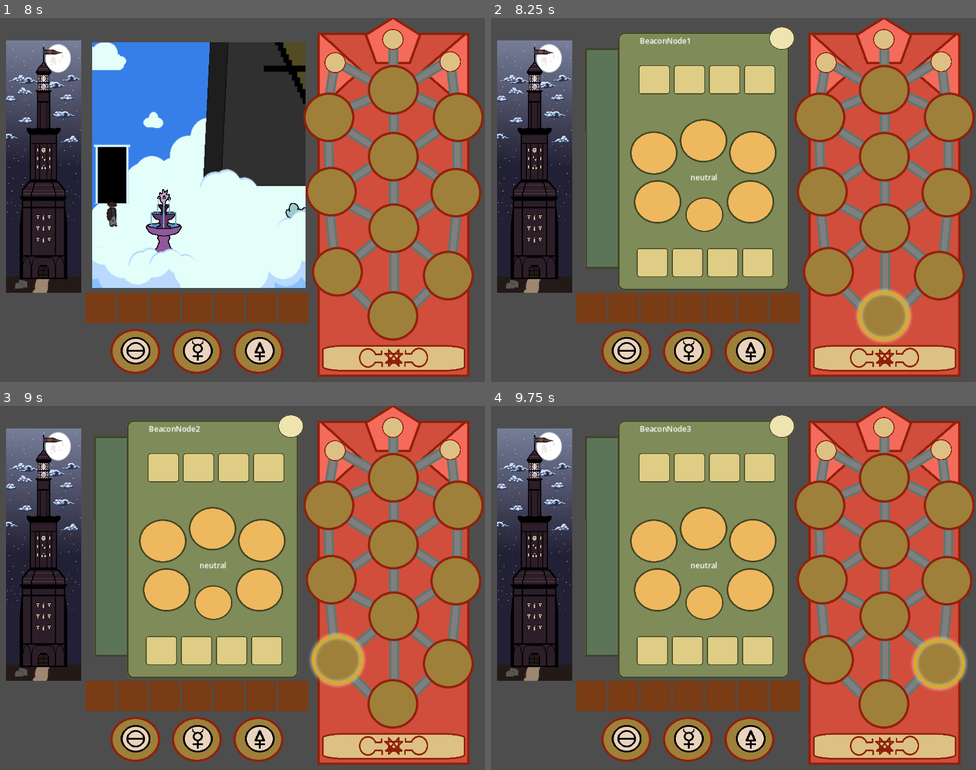
Above: before the commit, frames 1-4 (two rows, left to right).
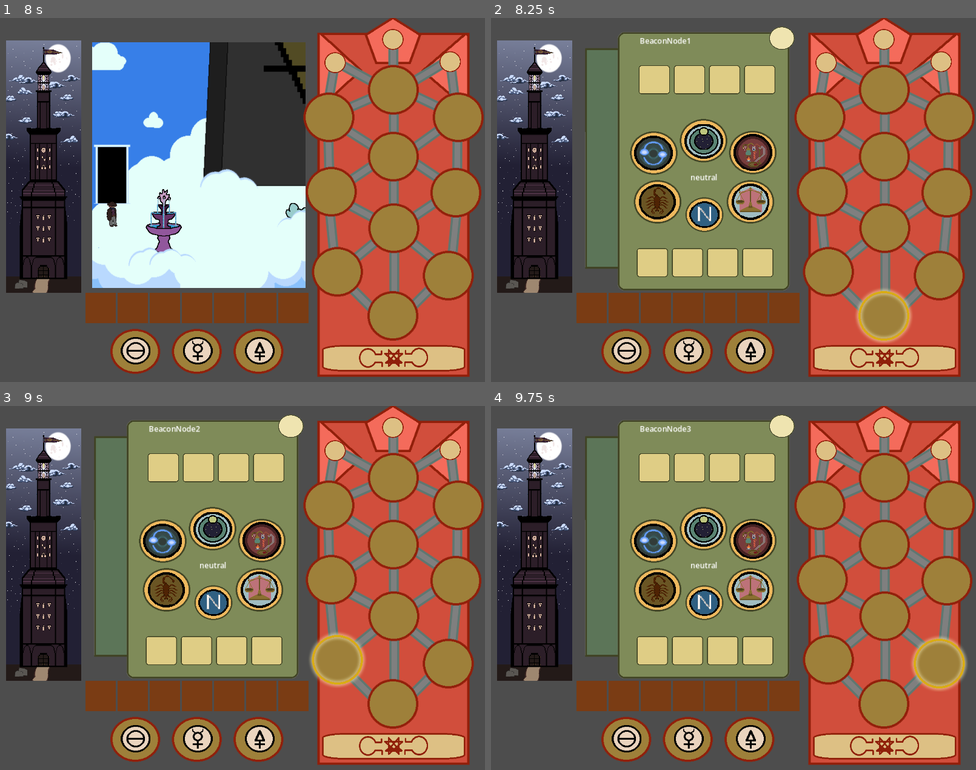
Above: after the commit, the same moments.

Repository: mccajd/Quintessential
Game: Godot game, scene res://Scenes/main_menu.tscn
The game is run twice, just before and just after one commit, with the same random seed, the same clock (stepped at 60 frames per second) and the same inputs. The engine's default icon, where the game draws it, is replaced by a stand-in: a white triangle on a blue panel in a dark square.
Inputs (mouse positions are in pixels of both pictures, inside the frame that each line leads up to):
- Up to frame 1 (8 s): click (441, 178) at 0.5 s; move the mouse to (349, 181) at 1.27 s; press the mouse at (349, 181) at 1.28 s; move the mouse to (145, 218) at 2.02 s; release the mouse at (145, 218) at 2.03 s; click (145, 218) at 2.1 s; move the mouse to (291, 119) at 2.77 s; press the mouse at (291, 119) at 2.78 s; move the mouse to (218, 272) at 3.52 s; release the mouse at (218, 272) at 3.53 s; click (218, 272) at 3.6 s; move the mouse to (388, 254) at 4.27 s; press the mouse at (388, 254) at 4.28 s; move the mouse to (97, 145) at 5.02 s; release the mouse at (97, 145) at 5.03 s; click (97, 145) at 5.1 s; click (392, 356) at 5.75 s; click (392, 356) at 6.5 s; click (392, 356) at 7.25 s
- Up to frame 2 (8.25 s): tap Enter at 8 s; move the mouse to (883, 316) at 8.02 s; press the mouse at (883, 316) at 8.03 s
- Up to frame 3 (9 s): tap Space at 8.75 s; move the mouse to (339, 660) at 8.77 s; release the mouse at (339, 660) at 8.78 s; click (339, 660) at 8.85 s
- Up to frame 4 (9.75 s): tap Enter at 9.5 s; move the mouse to (937, 664) at 9.52 s; press the mouse at (937, 664) at 9.53 s

Frame 1 is identical in both runs. In frame 2, 3.4% of the frame differs, in the area x 29-58%, y 29-58%; in frame 3, 3.4%; in frame 4, 3.4%.

Commit message:
add process icons to gui

Diff:
--- a/Scenes/beacon_puzzle.tscn
+++ b/Scenes/beacon_puzzle.tscn
@@ -14,6 +14,12 @@
 [ext_resource type="PackedScene" uid="uid://chme11eyldqed" path="res://Scenes/beacon_node_item_slot.tscn" id="11_2xr33"]
 [ext_resource type="Script" path="res://Scripts/beacon_node_output_slot.gd" id="12_gs16d"]
 [ext_resource type="PackedScene" uid="uid://geda8gmbwuga" path="res://Scenes/beacon_node_button.tscn" id="13_6vynv"]
+[ext_resource type="Texture2D" uid="uid://chr6piu8nkc23" path="res://assets/items/solution_tile_detailed.png" id="15_ra4ik"]
+[ext_resource type="Texture2D" uid="uid://cmspltfyqvrsu" path="res://assets/items/ascension_tile.png" id="16_ik168"]
+[ext_resource type="Texture2D" uid="uid://deuotr83vxwmd" path="res://assets/items/dissolution_tile_detailed.png" id="16_lquqw"]
+[ext_resource type="Texture2D" uid="uid://boqyv10myk12i" path="res://assets/items/neutral_tile_detailed.png" id="16_wvnmb"]
+[ext_resource type="Texture2D" uid="uid://csopl5fyet58l" path="res://assets/items/sublimation_tile_detailed.png" id="18_ig4bd"]
+[ext_resource type="Texture2D" uid="uid://dgc0h6dags0gi" path="res://assets/items/distillation_tile_detailed.png" id="19_jb85l"]
 
 [sub_resource type="GDScript" id="GDScript_tquvq"]
 
@@ -518,26 +524,62 @@
 position = Vector2(104, 214)
 transformation_type = "solution"
 
+[node name="Sprite2D" type="Sprite2D" parent="MockUI/BeaconNodeView/BeaconNodeMenu/SolutionButton"]
+texture_filter = 1
+position = Vector2(55, 55)
+scale = Vector2(1.28566, 1.14622)
+texture = ExtResource("15_ra4ik")
+
 [node name="DissolutionButton" parent="MockUI/BeaconNodeView/BeaconNodeMenu" instance=ExtResource("13_6vynv")]
 position = Vector2(112, 317)
 transformation_type = "dissolution"
 
+[node name="Sprite2D" type="Sprite2D" parent="MockUI/BeaconNodeView/BeaconNodeMenu/DissolutionButton"]
+texture_filter = 1
+position = Vector2(55, 55)
+scale = Vector2(1.2214, 1.15308)
+texture = ExtResource("16_lquqw")
+
 [node name="AscensionButton" parent="MockUI/BeaconNodeView/BeaconNodeMenu" instance=ExtResource("13_6vynv")]
 position = Vector2(209, 188)
 transformation_type = "ascension"
 
+[node name="Sprite2D" type="Sprite2D" parent="MockUI/BeaconNodeView/BeaconNodeMenu/AscensionButton"]
+texture_filter = 1
+position = Vector2(56, 56)
+scale = Vector2(1.27012, 1.14307)
+texture = ExtResource("16_ik168")
+
 [node name="SublimationButton" parent="MockUI/BeaconNodeView/BeaconNodeMenu" instance=ExtResource("13_6vynv")]
 position = Vector2(308, 317)
 transformation_type = "sublimation"
 
+[node name="Sprite2D" type="Sprite2D" parent="MockUI/BeaconNodeView/BeaconNodeMenu/SublimationButton"]
+texture_filter = 1
+position = Vector2(56, 55)
+scale = Vector2(1.25248, 1.19042)
+texture = ExtResource("18_ig4bd")
+
 [node name="DistillationButton" parent="MockUI/BeaconNodeView/BeaconNodeMenu" instance=ExtResource("13_6vynv")]
 position = Vector2(313, 213)
 transformation_type = "distillation"
+
+[node name="Sprite2D" type="Sprite2D" parent="MockUI/BeaconNodeView/BeaconNodeMenu/DistillationButton"]
+texture_filter = 1
+position = Vector2(56, 55)
+scale = Vector2(1.28229, 1.21835)
+texture = ExtResource("19_jb85l")
 
 [node name="ClearButton" parent="MockUI/BeaconNodeView/BeaconNodeMenu" instance=ExtResource("13_6vynv")]
 position = Vector2(222, 355)
 scale = Vector2(0.8, 0.8)
 transformation_type = "neutral"
+
+[node name="Sprite2D" type="Sprite2D" parent="MockUI/BeaconNodeView/BeaconNodeMenu/ClearButton"]
+texture_filter = 1
+position = Vector2(56.25, 55)
+scale = Vector2(1.25291, 1.08894)
+texture = ExtResource("16_wvnmb")
 
 [node name="AvailableItemsContainer" type="VBoxContainer" parent="MockUI/BeaconNodeView/BeaconNodeMenu"]
 offset_left = 20.0
Not shown: 1 places in Scenes/beacon_puzzle.tscn that only renumber resources
Binary file added: assets/items/dissolution_tile_detailed.png
Not shown, added: assets/items/dissolution_tile_detailed.png.import
Binary file added: assets/items/distillation_tile_detailed.png
Not shown, added: assets/items/distillation_tile_detailed.png.import
Binary file added: assets/items/neutral_tile_detailed.png
Not shown, added: assets/items/neutral_tile_detailed.png.import
Binary file added: assets/items/solution_tile_detailed.png
Not shown, added: assets/items/solution_tile_detailed.png.import
Binary file added: assets/items/sublimation_tile_detailed.png
Not shown, added: assets/items/sublimation_tile_detailed.png.import
